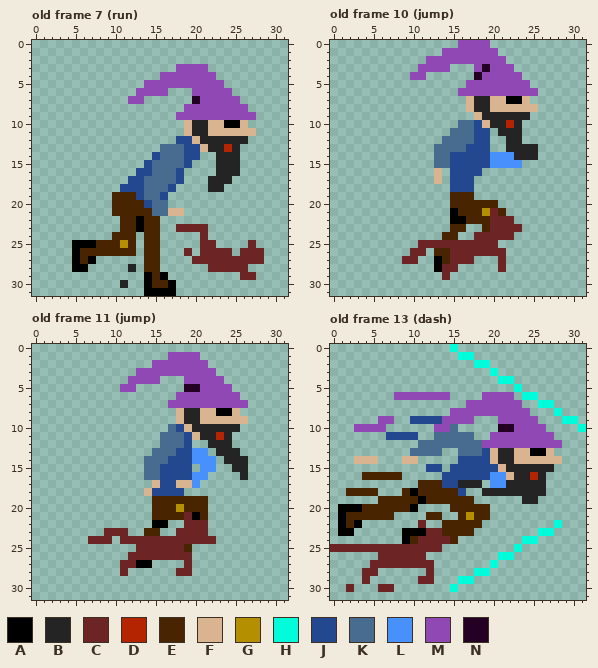
File history of a pixel-art file, skins/WizardHat.aseprite. Above: the version before the commit.
32x32 pixels, 14 frames. Shown: old frame 7 (run), old frame 10 (jump), old frame 11 (jump), old frame 13 (dash). The commit also changed other frames, which this record leaves out.
Palette (. is transparent): A #000000  B #242424  C #6c2424  D #b42400  E #482400  F #d8b490  G #b49000  H #00fcd8  J #244890  K #486c90  L #4890fc  M #9048b4  N #240024
Pixels before, old frame 7 (run), first column x 5:
 3 .............MMMM.......
 4 ...........MMMMMMM......
 5 .........MMMMMMMMMM.....
 6 ........MMMM...MMMMM....
 7 .......MM......NMMMMM...
 8 ..............MMMMMMMM..
 9 .............MMMMMMMMMM.
10 ..............FBBFFAAF..
11 ..............FBBFFFFFF.
12 .............JJFBBBBBB..
13 ...........KKKJJFBBDB...
14 ..........JKKKJJ..BBB...
15 .........JKKKKJ...BBB...
16 ........JJKKKJ....BBB...
17 .......JJKKKKJ...BBB....
18 ......JJJKKKJ....BB.....
19 .....EEEJKKJ............
20 .....EEEEJKK............
21 .....EEEEEKKFF..........
22 ......EEAEE.............
23 ......EEAEE..CCCC.......
24 .....EEE.EE.....C.......
25 AAAEEEGE.EE.....CC....C.
26 AEEEEEEE.EE...C.CCCC.CCC
27 AEA......EE....CCCCCCCCC
28 AA.....B.EE......CCCCC..
29 .........AEA.........CC.
30 ......B..AEEA...........
31 .........AAAA...........
Pixels before, old frame 10 (jump), first column x 9:
 0 .......MMMM......
 1 .....MMMMMMM.....
 2 ...MMMMMMMMMM....
 3 ..MMMM...MNMMM...
 4 .MM......NMMMMM..
 5 ........MMMMMMMM.
 6 .......MMMMMMMMMM
 7 ........FBBFFAAF.
 8 ........FBBFFFFFF
 9 .........FBBBBBB.
10 .......KKJFBBDB..
11 ......KKKJJ.BBB..
12 .....KKKKJJ..BB..
13 ....KKKKJJJ..BBBB
14 ....KKJJJJJLLLBBB
15 ....KKJJJJJLLLL..
16 ....F.JJJJ.......
17 ....F.JJJ........
18 ......JJJ........
19 ......EEE........
20 ......EEEEEE.....
21 ......AEEEGCE....
22 ......AAEEECCC...
23 ......EE..ECCCC..
24 .....EE..CCCCC...
25 ..CCCCCCCCCC.....
26 .CC.EECCCCCCC....
27 CC..AECCC...C....
28 ....ACC.....C....
29 .....C...........
Pixels before, old frame 11 (jump), first column x 7:
 1 ..........MMMM......
 2 ........MMMMMMM.....
 3 ......MMMMMMMMMM....
 4 .....MMMM...MMMMM...
 5 ....MM......NNMMMM..
 6 ...........MMMMMMMM.
 7 ..........MMMMMMMMMM
 8 ...........FBBFFAAF.
 9 ...........FBBFFFFFF
10 ..........KJFBBBBBB.
11 .........KKKJFBBDB..
12 .........KKKJ..BBB..
13 ........KKKJJLL.BBB.
14 .......KKKJJJLLL.BBB
15 .......KKJJJJ.LL..BB
16 .......KKJJJJLL....B
17 ........FJJFFL......
18 .......FJJJJ........
19 ........EEEEEEE.....
20 ........EEEGEEE.....
21 ........EEEECAE.....
22 ........AA..CCC.....
23 ..CCC..EE..CCCC.....
24 CCC.CCCCCCCCCCCC....
25 ......CCCCCCE.......
26 .....CCCCCCCC.......
27 ....CCAA....C.......
28 ....C......CC.......
Pixels before, old frame 13 (dash), first column x 0:
 0 ...............H................
 1 ................HH..............
 2 ..................HH............
 3 ....................H...........
 4 .....................HH.........
 5 .......................H........
 6 ........MMMMMMM....MMMM.HH......
 7 .................MMMMMMM..HH....
 8 ...............MMMMMMMMMM...H...
 9 ......MM..JJJJMMMM...MMMMM...HH.
10 ...MMMM......MMK.....NNMMMM....H
11 .......JJJJ..KKKKK..MMMMMMMM....
12 ...........KKKKKKKKMMMMMMMMMM...
13 ..........KKKK..KKKJFBBFFAAF....
14 ...FFF...FF.....JJJJFBBFFFFFF...
15 ............JJ.JJJJJJFBBBBBB....
16 ....EEEEE.....JJJJJJLLFBBDB.....
17 ...........EEEJJBBB.LLBBBBB.....
18 ..EEEE...EAEEEEEJ..BBBBBBBB.....
19 ......EEEEEAEEEEEE......BB......
20 .AAAEEEEEEA....EEEEE............
21 .AEEEEEE....EE..EGEE............
22 .AEA.......C..EEEEE.........H...
23 .AA......AAACCEEEE........HH....
24 .........AECCCCE........HH......
25 CCCCCCCCCCCCCC.........H........
26 ......CCCCCC.........HH.........
27 .....CCCCCCCC.......H...........
28 ....CC......C.....HH............
29 ....C......CC...HH..............
30 ..C...CC.......H................
Now the later version:
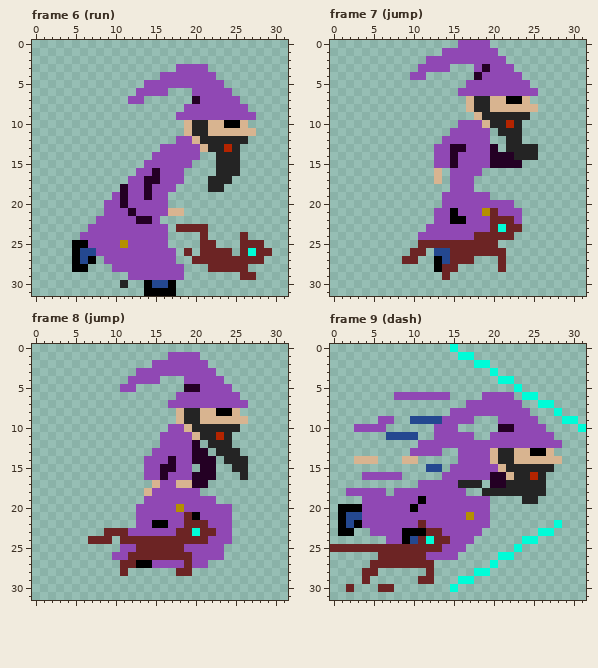
A new or re-ordered frame is compared with the old frame closest to it.
Edits made:
frames re-ordered
Changed rows in their new state; - is an unchanged pixel.
Frame 6 (run) against old frame 7 (run):
first column x 6:
12 ------------MM----------
13 ----------MMMMM---------
14 ---------MMMMMM---------
15 --------MMMMMM----------
16 -------MMNMMM-----------
17 ------MMNNMMM-----------
18 -----NMMNMMM------------
19 ----MNMMNMM-------------
20 ---MMNMMMMM-------------
21 ---MMMNMMMM-------------
22 --MMMMMNNM--------------
23 -MMMMMMMMMM-------------
24 MMMMMMMMMMM---------C---
25 -MMMM-MMMMM---------C-C-
26 JJMMMMMMMMMM---------H-C
27 J--MMMMMMMMM------------
28 ----MMMMMMMMM-----------
29 ------MMMMMMM-----------
30 ---------JJ-------------
Frame 7 (jump) against old frame 10 (jump):
first column x 11:
10 -----MMM-----
11 ----MMMMM----
12 ---MMMMMM----
13 --MMNNMMMN---
14 --MMNMMMMNNN-
15 --MMNMMMMNNNN
16 ----MMMM-----
17 ----MMM------
18 ----MMM------
19 ---MMMMMM----
20 ---MMMMMMMMM-
21 --MM-MMM--MMM
22 --MM--MMM---M
23 -MMMMMMMM-H--
24 MMMMMMM------
26 --JJ---------
27 ---J---------
Frame 8 (jump) against old frame 11 (jump):
first column x 10:
10 -------MM------
11 ------MMMM-----
12 ------MMMMN----
13 -----MMMMMNN---
14 ----MMMNMMNNN--
15 ----MMNNMM-NN--
16 ----MMNMMMNNN--
17 ------MM--NN---
18 -----MMMMMM----
19 ----MMMMMMMMM--
20 ---MMMMM-MMMMMM
21 ---MMMMMM--MMMM
22 ---MM--MM---MMM
23 --MMMMMM--H-CMM
24 ------------MMM
25 -MM------MMMMM-
26 MM--------MMMM-
27 -----MMMM-MM---
Frame 9 (dash) against old frame 13 (dash):
first column x 2:
10 -------------M------
11 -----------MMMMM----
12 ---------MMMMMMMM---
13 --------MMMM--MMMM--
14 --------------MMMM--
15 -------------MMMMMM-
16 --MMMMM-----MMMMMMNN
17 ---------MMMMM----NN
18 MMMMM-MMMMMMMMM-----
19 --MMMMMMM-MMMMMMMM--
20 --MMMMMM-MMMMMMMMM--
21 JJMMMMMMMMMMMMM-MM--
22 J-MMMMMMM-MMMMMMMM--
23 ---MMMM-----MMMMM---
24 -----MM-J-H--MMM----
25 ------------MMM-----
26 ----------MMMM------
Where, in picture pixels (left, top, right, bottom), the same in both pictures:
changed: (80, 136, 200, 288)
changed: (240, 232, 272, 256)
changed: (418, 120, 522, 264)
changed: (112, 424, 232, 568)
changed: (346, 424, 506, 560)
